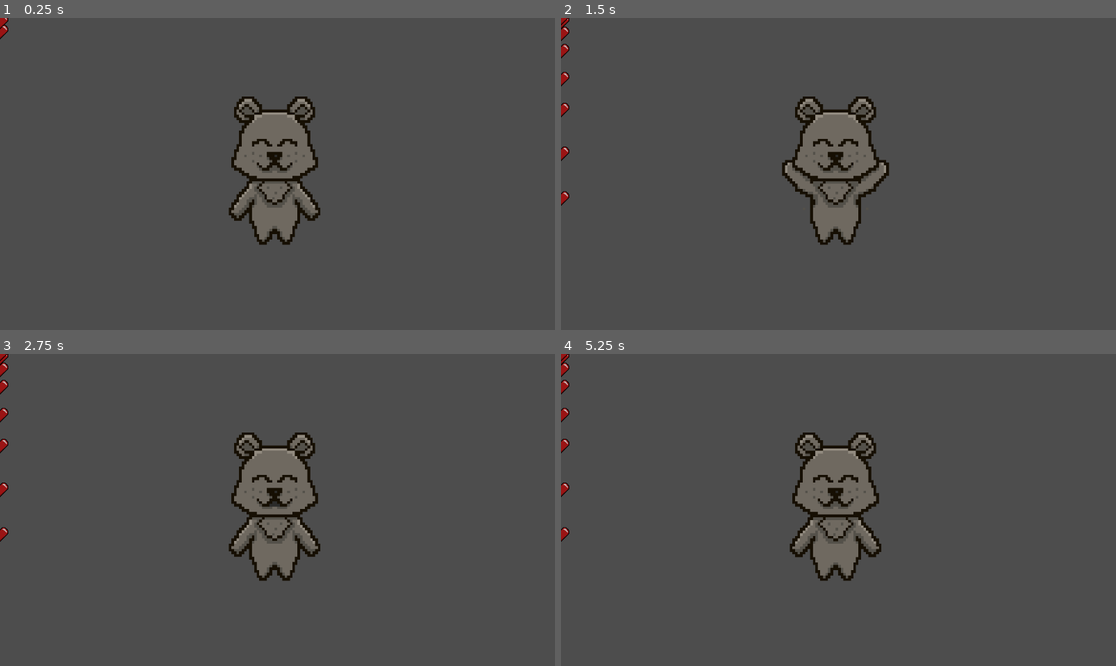
Above: before the commit, frames 1-4 (two rows, left to right).
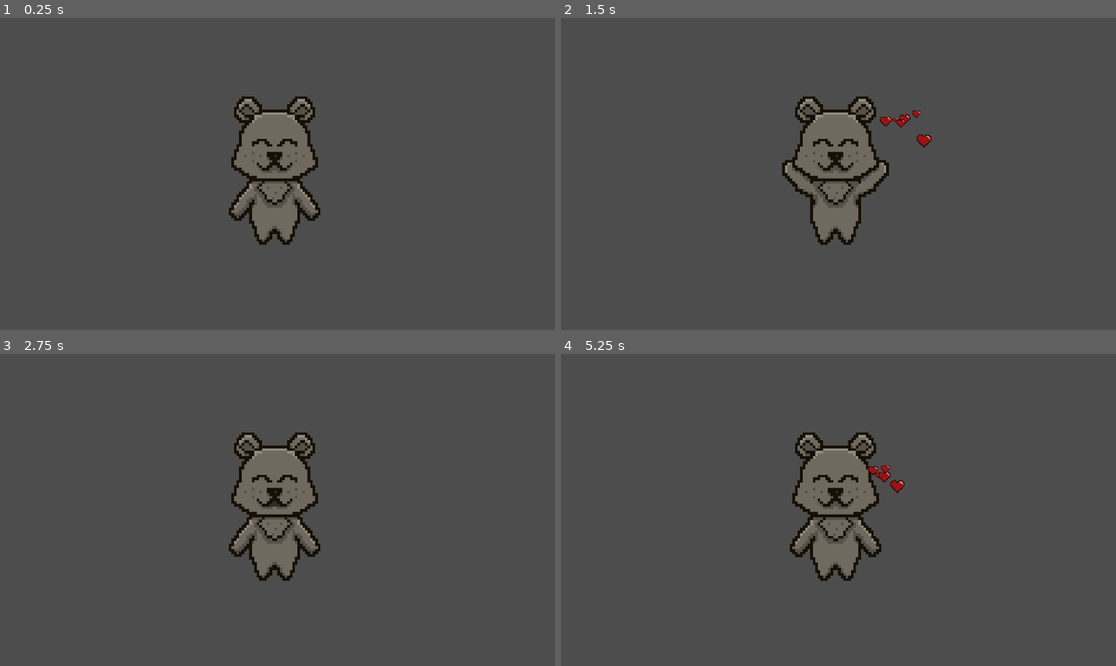
Above: after the commit, the same moments.

Repository: Lauriete1617/Ubby-
Game: Godot game, scene res://Scenes/ubby.tscn
Two runs of this game, one before a commit and one after it. Both use one fixed random seed, a clock stepped at 60 frames per second and the inputs below. The project has no main scene, so this scene is started directly.
Inputs (mouse positions are in pixels of both pictures, inside the frame that each line leads up to):
- Up to frame 1 (0.25 s): no input
- Up to frame 2 (1.5 s): move the mouse to (832, 167) at 0.52 s; click (832, 167) at 0.67 s; move the mouse to (727, 189) at 1.27 s; click (727, 189) at 1.42 s
- Up to frame 3 (2.75 s): move the mouse to (333, 441) at 2.02 s; click (333, 441) at 2.17 s
- Up to frame 4 (5.25 s): tap Enter at 2.75 s; move the mouse to (810, 572) at 2.77 s; click (810, 572) at 2.92 s; move the mouse to (1005, 556) at 3.52 s; click (1005, 556) at 3.67 s; move the mouse to (672, 463) at 4.27 s; click (672, 463) at 4.42 s; tap Space at 5 s; move the mouse to (866, 510) at 5.02 s; click (866, 510) at 5.17 s

The runs differ from the first frame. In frame 1, less than 0.1% of the frame differs, in the area x 0-2%, y 0-7%; in frame 2, 0.5%, in the area x 0-67%, y 0-61%; in frame 3, 0.3%; in frame 4, 0.5%.

Commit message:
Acessórios e partículas introdução

Diff:
--- a/Scenes/ubby.tscn
+++ b/Scenes/ubby.tscn
@@ -1,15 +1,14 @@
-[gd_scene load_steps=12 format=3 uid="uid://hun4tcrgvufd"]
+[gd_scene load_steps=14 format=3 uid="uid://hun4tcrgvufd"]
 
 [ext_resource type="Texture2D" uid="uid://2gvuy8cewd6c" path="res://Assets/Sprites/Ubby/Ubby Default.png" id="1_fgfy8"]
 [ext_resource type="Script" uid="uid://bpxdgw33bhcku" path="res://Scripts/ubby.gd" id="1_w3r7f"]
 [ext_resource type="Texture2D" uid="uid://b3gw3hnrtsfik" path="res://Assets/Sprites/Ubby/Ubby comemorando.png" id="3_1ajfk"]
 [ext_resource type="Texture2D" uid="uid://c44p2iwsh1g0v" path="res://Assets/Sprites/Partículas/Corações.png" id="4_dtxv0"]
-
-[sub_resource type="Animation" id="Animation_w3r7f"]
-resource_name = "Default"
-
-[sub_resource type="Animation" id="Animation_1ajfk"]
-length = 0.001
+[ext_resource type="Texture2D" uid="uid://dksj7c2nh1eyr" path="res://Assets/Sprites/Acessórios/Óculos.png" id="4_ed5l2"]
+[ext_resource type="Texture2D" uid="uid://e8liipwd5nc3" path="res://Assets/Sprites/Partículas/estrelas.png" id="6_arljs"]
+
+[sub_resource type="Animation" id="Animation_fgfy8"]
+resource_name = "Carinho"
 tracks/0/type = "value"
 tracks/0/imported = false
 tracks/0/enabled = true
@@ -17,10 +16,10 @@
 tracks/0/interp = 1
 tracks/0/loop_wrap = true
 tracks/0/keys = {
-"times": PackedFloat32Array(0),
-"transitions": PackedFloat32Array(1),
-"update": 1,
-"values": [0]
+"times": PackedFloat32Array(0, 0.36666667, 0.76666665),
+"transitions": PackedFloat32Array(1, 1, 1),
+"update": 1,
+"values": [0, 1, 2]
 }
 tracks/1/type = "value"
 tracks/1/imported = false
@@ -32,7 +31,7 @@
 "times": PackedFloat32Array(0),
 "transitions": PackedFloat32Array(1),
 "update": 1,
-"values": [ExtResource("1_fgfy8")]
+"values": [ExtResource("3_1ajfk")]
 }
 tracks/2/type = "value"
 tracks/2/imported = false
@@ -44,7 +43,7 @@
 "times": PackedFloat32Array(0),
 "transitions": PackedFloat32Array(1),
 "update": 1,
-"values": [1]
+"values": [2]
 }
 tracks/3/type = "value"
 tracks/3/imported = false
@@ -56,8 +55,23 @@
 "times": PackedFloat32Array(0),
 "transitions": PackedFloat32Array(1),
 "update": 1,
-"values": [3]
-}
+"values": [2]
+}
+tracks/4/type = "value"
+tracks/4/imported = false
+tracks/4/enabled = true
+tracks/4/path = NodePath("AnimationPlayer/Visual/Acessórios/SlotOculos:position")
+tracks/4/interp = 1
+tracks/4/loop_wrap = true
+tracks/4/keys = {
+"times": PackedFloat32Array(0),
+"transitions": PackedFloat32Array(1),
+"update": 0,
+"values": [Vector2(570, 295)]
+}
+
+[sub_resource type="Animation" id="Animation_w3r7f"]
+resource_name = "Default"
 
 [sub_resource type="Animation" id="Animation_dtxv0"]
 resource_name = "Idle"
@@ -111,9 +125,21 @@
 "update": 1,
 "values": [3]
 }
-
-[sub_resource type="Animation" id="Animation_fgfy8"]
-resource_name = "Carinho"
+tracks/4/type = "value"
+tracks/4/imported = false
+tracks/4/enabled = true
+tracks/4/path = NodePath("AnimationPlayer/Visual/Acessórios/SlotOculos:position")
+tracks/4/interp = 1
+tracks/4/loop_wrap = true
+tracks/4/keys = {
+"times": PackedFloat32Array(1.747536),
+"transitions": PackedFloat32Array(1),
+"update": 0,
+"values": [Vector2(570, 295)]
+}
+
+[sub_resource type="Animation" id="Animation_1ajfk"]
+length = 0.001
 tracks/0/type = "value"
 tracks/0/imported = false
 tracks/0/enabled = true
@@ -121,10 +147,10 @@
 tracks/0/interp = 1
 tracks/0/loop_wrap = true
 tracks/0/keys = {
-"times": PackedFloat32Array(0, 0.36666667, 0.76666665),
-"transitions": PackedFloat32Array(1, 1, 1),
-"update": 1,
-"values": [0, 1, 2]
+"times": PackedFloat32Array(0),
+"transitions": PackedFloat32Array(1),
+"update": 1,
+"values": [0]
 }
 tracks/1/type = "value"
 tracks/1/imported = false
@@ -136,7 +162,7 @@
 "times": PackedFloat32Array(0),
 "transitions": PackedFloat32Array(1),
 "update": 1,
-"values": [ExtResource("3_1ajfk")]
+"values": [ExtResource("1_fgfy8")]
 }
 tracks/2/type = "value"
 tracks/2/imported = false
@@ -148,7 +174,7 @@
 "times": PackedFloat32Array(0),
 "transitions": PackedFloat32Array(1),
 "update": 1,
-"values": [2]
+"values": [1]
 }
 tracks/3/type = "value"
 tracks/3/imported = false
@@ -160,7 +186,19 @@
 "times": PackedFloat32Array(0),
 "transitions": PackedFloat32Array(1),
 "update": 1,
-"values": [2]
+"values": [3]
+}
+tracks/4/type = "value"
+tracks/4/imported = false
+tracks/4/enabled = true
+tracks/4/path = NodePath("AnimationPlayer/Visual/Acessórios/SlotOculos:position")
+tracks/4/interp = 1
+tracks/4/loop_wrap = true
+tracks/4/keys = {
+"times": PackedFloat32Array(0),
+"transitions": PackedFloat32Array(1),
+"update": 0,
+"values": [Vector2(570, 295)]
 }
 
 [sub_resource type="AnimationLibrary" id="AnimationLibrary_1ajfk"]
@@ -200,6 +238,10 @@
 [node name="Acessórios" type="Node" parent="AnimationPlayer/Visual"]
 
 [node name="SlotOculos" type="Sprite2D" parent="AnimationPlayer/Visual/Acessórios"]
+position = Vector2(570, 295)
+scale = Vector2(4.90625, 5)
+texture = ExtResource("4_ed5l2")
+vframes = 2
 
 [node name="CollisionShape2D" type="CollisionShape2D" parent="."]
 position = Vector2(568, 308)
@@ -208,5 +250,33 @@
 [node name="Partículas" type="Node" parent="."]
 
 [node name="ParticulasCarinho" type="CPUParticles2D" parent="Partículas"]
+position = Vector2(660, 253)
+emitting = false
+amount = 6
 texture = ExtResource("4_dtxv0")
+one_shot = true
+explosiveness = 0.9
+emission_shape = 1
+emission_sphere_radius = 45.0
+direction = Vector2(0, 0)
+gravity = Vector2(0, -100)
+initial_velocity_min = 50.0
+initial_velocity_max = 80.0
+scale_amount_min = 0.1
 color_ramp = SubResource("Gradient_ed5l2")
+
+[node name="ParticulasEstrelas" type="CPUParticles2D" parent="Partículas"]
+position = Vector2(660, 253)
+emitting = false
+amount = 30
+texture = ExtResource("6_arljs")
+one_shot = true
+explosiveness = 0.9
+emission_shape = 1
+emission_sphere_radius = 45.0
+direction = Vector2(0, 0)
+gravity = Vector2(0, -100)
+initial_velocity_min = 50.0
+initial_velocity_max = 80.0
+scale_amount_min = 0.1
+color_ramp = SubResource("Gradient_ed5l2")
--- /dev/null
+++ b/Scripts/global.gd
@@ -0,0 +1,51 @@
+extends Node
+
+# --- INVENTÁRIO VISUAL ---
+# Aqui guarda o ID do item que está em cada parte do corpo.
+# Usar -1 para dizer que o slot está "vazio".
+var acessorios = {
+	"oculos": -1,
+	"chapeu": -1,
+	"roupa": -1,
+	"sapatos": -1,
+	"pescoço": -1
+}
+
+# --- ESTADOS ---
+var fome = 100
+var sono = 100
+var felicidade = 100
+
+func _ready():
+	# Assim que o jogo abre, tenta carregar os dados
+	carregar_jogo()
+
+func carregar_jogo():
+	# 1. Verifica se o arquivo existe antes de tentar ler
+	if not FileAccess.file_exists("user://savegame.save"):
+		return # Se não existe, não faz nada (usa os valores padrão)
+
+	# 2. Abre o arquivo para LEITURA
+	var file = FileAccess.open("user://savegame.save", FileAccess.READ)
+
+	# 3. Pega os dados guardados
+	var dados_salvos = file.get_var()
+
+	# 4. Atualiza as nossas variáveis com o que estava no arquivo
+	if dados_salvos:
+		acessorios = dados_salvos["acessorios"]
+		fome = dados_salvos["fome"]
+		sono = dados_salvos["sono"]
+		felicidade = dados_salvos["felicidade"]
+		print("Jogo carregado com sucesso!")
+
+func salvar_jogo():
+	var file = FileAccess.open("user://savegame.save", FileAccess.WRITE)
+	# Criamos o dicionário DIRETAMENTE dentro dos parênteses da função
+	file.store_var({
+		"acessorios": acessorios,
+		"fome": fome,
+		"sono": sono,
+		"felicidade": felicidade
+	})
+	print("Jogo salvo com sucesso!") # Uma mensagem para sabermos que funcionou
--- a/Scripts/ubby.gd
+++ b/Scripts/ubby.gd
@@ -1,8 +1,18 @@
 extends CharacterBody2D
 
 @onready var animation: AnimationPlayer = $AnimationPlayer
+@onready var particulas_carinho: CPUParticles2D = $Partículas/ParticulasCarinho
+@onready var slot_oculos: Sprite2D = $AnimationPlayer/Visual/Acessórios/SlotOculos
+@onready var particulas_estrelas: CPUParticles2D = $Partículas/ParticulasEstrelas
 
-func _ready() -> void:
+func _ready() -> void:#
+	#Pergunta ao Global: "Qual óculos eu devo usar?"
+	var id_salvo = Global.acessorios["oculos"]
+	if id_salvo == -1:
+		slot_oculos.visible = false
+	else:
+		slot_oculos.visible = true
+		slot_oculos.frame = id_salvo
 	#Já começar com a animação dele respirando
 	animation.play("Idle")
 
@@ -11,10 +21,41 @@
 	if event is InputEventMouseButton and event.is_pressed() and event.button_index == MOUSE_BUTTON_LEFT:
 		print("Clique esquerdo detectado!")
 		dar_carinho()
+	if event is InputEventMouseButton and event.is_pressed() and event.button_index == MOUSE_BUTTON_RIGHT:
+		print("Clique direito detectado!")
+		testar_troca_de_oculos()
 
 func dar_carinho():
+	print("CARINHOOO")
+	#Partículas de carinho
+	particulas_carinho.emitting = true
 	#Toca a animação de carinho
 	animation.play("Carinho")
 	#Espera acabar antes de voltar ao normal
 	await animation.animation_finished
 	animation.play("Idle")
+
+func testar_troca_de_oculos():
+	# 1. Se estiver INVISÍVEL, coloca o primeiro óculos
+	if slot_oculos.visible == false:
+		slot_oculos.visible = true
+		slot_oculos.frame = 0
+		# Avise o Global: "Estou usando o óculos 0!"
+		Global.acessorios["oculos"] = 0
+		print("Colocou Óculos 0")
+
+	# 2. Se já estiver com o óculos 0, troca para o 1
+	elif slot_oculos.frame == 0:
+		slot_oculos.frame = 1
+		# Avise o Global: "Agora é o óculos 1!"
+		Global.acessorios["oculos"] = 1
+		print("Trocou para Óculos 1")
+
+	# 3. Se não for nenhum dos anteriores, tira tudo
+	else:
+		slot_oculos.visible = false
+		# Avise o Global: "Estou sem nada (-1)!"
+		Global.acessorios["oculos"] = -1
+		print("Tirou os óculos")
+	Global.salvar_jogo()
+	particulas_estrelas.emitting = true
--- a/project.godot
+++ b/project.godot
@@ -15,6 +15,10 @@
 config/features=PackedStringArray("4.5", "GL Compatibility")
 config/icon="uid://cf2ayovdrsuf5"
 
+[autoload]
+
+Global="*res://Scripts/global.gd"
+
 [rendering]
 
 textures/canvas_textures/default_texture_filter=0
Binary file changed: Assets/Sprites/Acessórios/Óculos.png
Binary file added: Assets/Sprites/Partículas/estrelas.png
Not shown, added: Assets/Sprites/Partículas/estrelas.png.import
Not shown, added: Scripts/global.gd.uid
